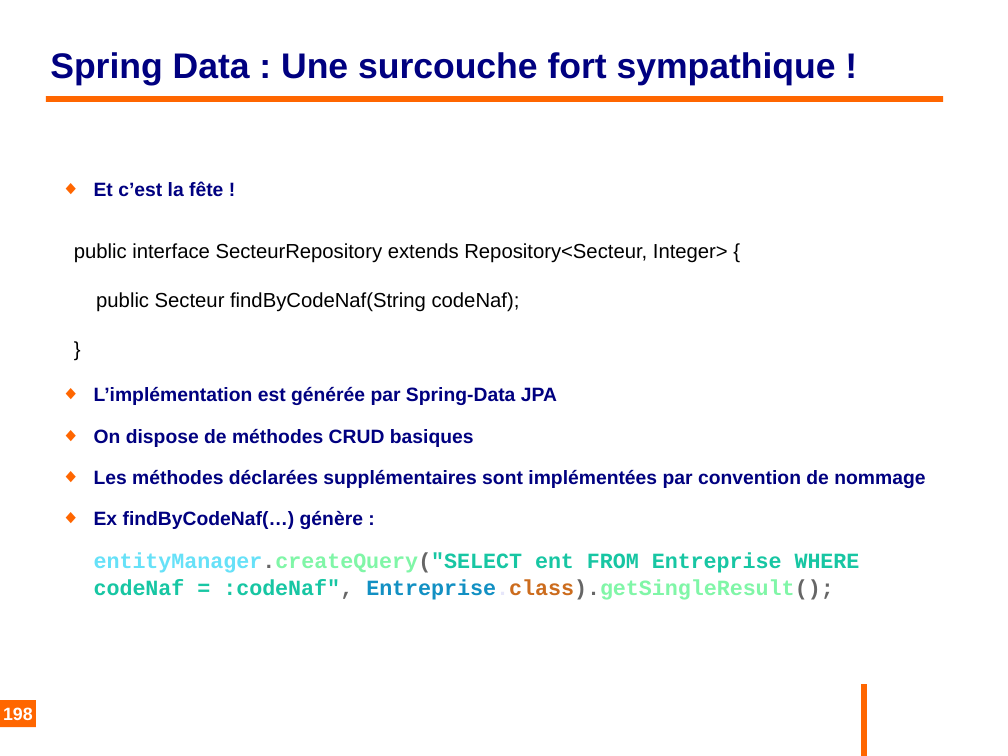
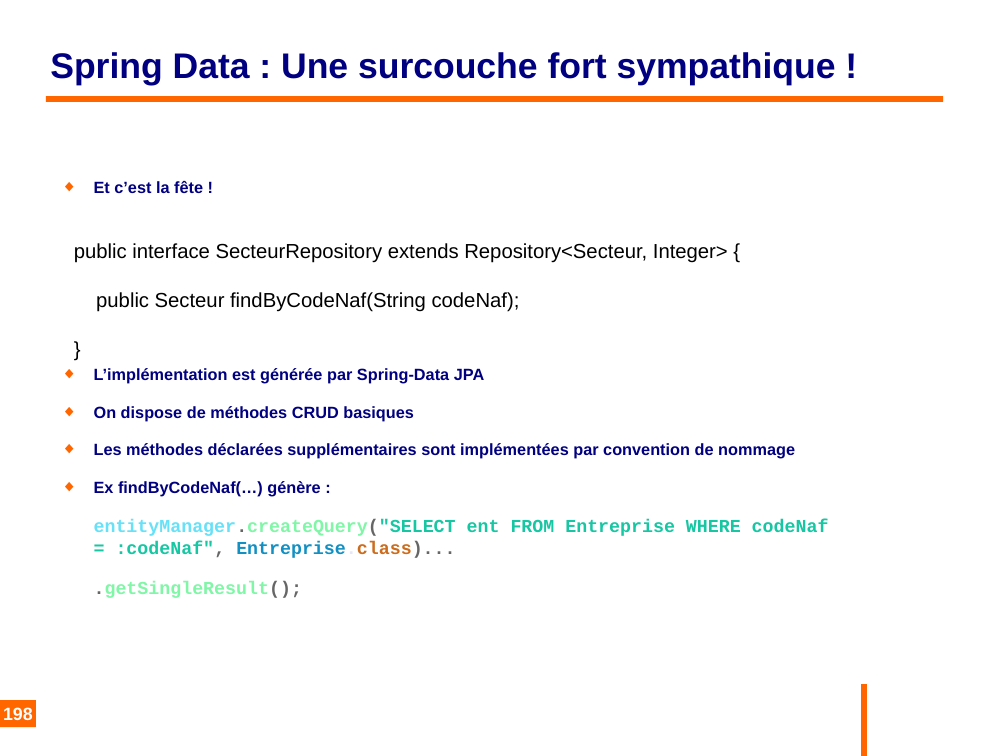
Before and after one commit to philphils/formation-hibernate-basique, a slide deck: slide 198 of Documentation/diapo_formation_hibernate.odp. Drawn at 1008x756 pixels with LibreOffice and Linux fonts; fonts in the diff are those of the drawing; background and template pictures are left out. Boxes give left, top, right and bottom in pixels: in the first picture for what was removed or moved away, otherwise in the second. Text is boxed around its words. In the diff, an @@ line names an element or a change of style, - is before the commit and + after.

Commit message:
precision

```diff
--- a/Documentation/diapo_formation_hibernate.odp
+++ b/Documentation/diapo_formation_hibernate.odp
@@ text at [94,181,795,497]: size 15.2 to 12.8 pt in "Et c’est la fête !", "L’implémentation est générée par Spring-Data JPA", "On dispose de méthodes CRUD basiques", "Les méthodes déclarées supplémentaires sont implémentées par ..." and 1 more places @@
@@ text at [94,520,829,598]: text changed; size 17.1 to 14.4 pt @@
-entityManager.createQuery("SELECT ent FROM Entreprise WHERE codeNaf = :codeNaf", Entreprise.class).getSingleResult();
+entityManager.createQuery("SELECT ent FROM Entreprise WHERE codeNaf = :codeNaf", Entreprise.class)...
+.getSingleResult();
```
